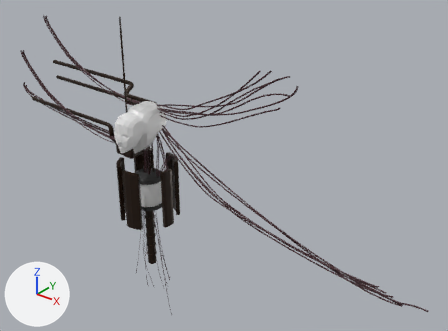
Two versions of the FBX model TeamZindo_GJ/Assets/Art/contraption.fbx, one commit apart.
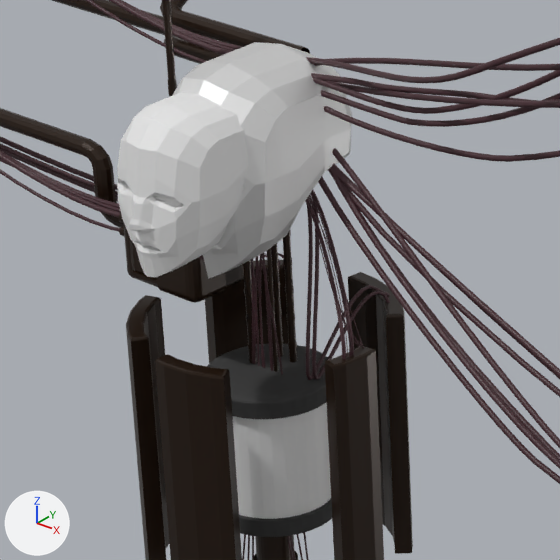
Each version appears first whole from a 50 mm lens placed at (19.99, -19.02, 18.06), pointed at (3.52, 1.58, 5.29), and next in a close-up on the part from 20% to 48% of the width and 28% to 65% of the height. The axes (+X, +Y, +Z) are drawn at lower left. The lights are the same throughout. Where no turn or scale is listed for an object, it has been applied to the vertices.

The older version as bpy lines, for what is in view:
```python
me_cube_003 = bpy.data.meshes.new('Cube.003')
me_cube_003.from_pydata(...)  # 257 vertices, 256 faces; spans x -0.63..0.63, y -1.07..0.63, z -0.86..0.91
me_cylinder_005 = bpy.data.meshes.new('Cylinder.005')
me_cylinder_005.from_pydata(...)  # 5406 vertices, 5174 faces; spans x -0.06..1.8, y -0.13..0.81, z -6.56..6.15
me_cylinder_005.materials.append(mat_pipes)  # black #2b1b0f
me_cylinder_007 = bpy.data.meshes.new('Cylinder.007')
me_cylinder_007.from_pydata(...)  # 1314 vertices, 1302 faces; spans x -1.43..1.5, y -1.5..1.5, z -1.5..1.5
me_cylinder_007.materials.append(mat_pipes)  # black #2b1b0f
ob_defense = bpy.data.objects.new('defense', me_cylinder_007)
ob_defense.location = (0.0, 0.0, 3.52)
ob_draft_head = bpy.data.objects.new('draft head', me_cube_003)
ob_draft_head.location = (0.0, -0.74, 6.9)
ob_machine_part = bpy.data.objects.new('machine part', me_cylinder_005)
ob_machine_part.location = (-1.61, -0.47, 5.73)
# also in view: 'cables' at (2.45, 0.36, 3.71); 'head' at (0.0, -0.05, 6.9); 'tank base' at (0.0, 0.0, 3.5); 'glass tank' at (0.0, 0.0, 3.52); 'pipes' at (-4.38, 0.74, 6.88)
```
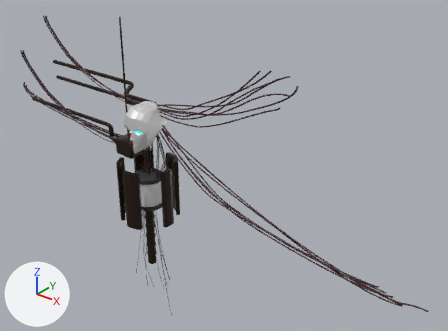
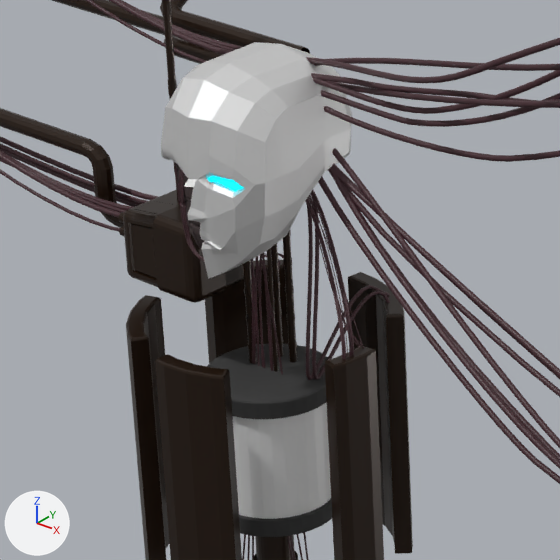
Location of each change, [x1, y1, x2, y2] in pixels of the close-ups (560 x 560 px):
'draft head', deleted: before [117, 93, 249, 277]

Diff of the bpy script that builds the scene:
```diff
--- a/TeamZindo_GJ/Assets/Art/contraption.fbx.py
+++ b/TeamZindo_GJ/Assets/Art/contraption.fbx.py
@@ ob_draft_head @@
-ob_draft_head = bpy.data.objects.new('draft head', me_cube_003)
-ob_draft_head.location = (0.0, -0.74, 6.9)
```
